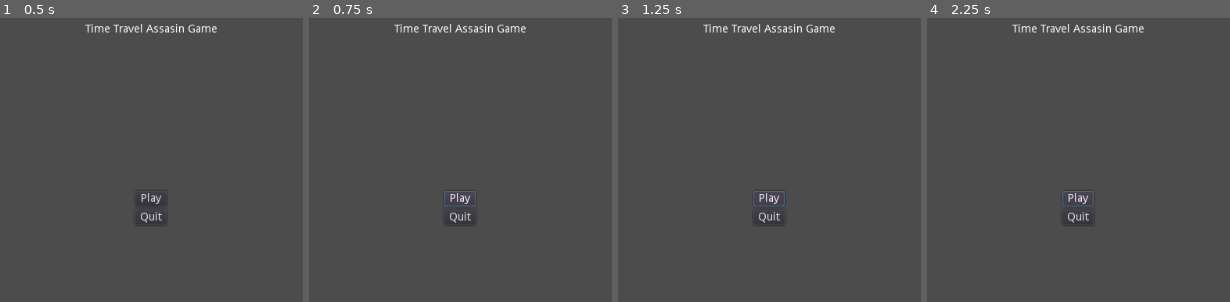
Above: before the commit, frames 1-4 (left to right).
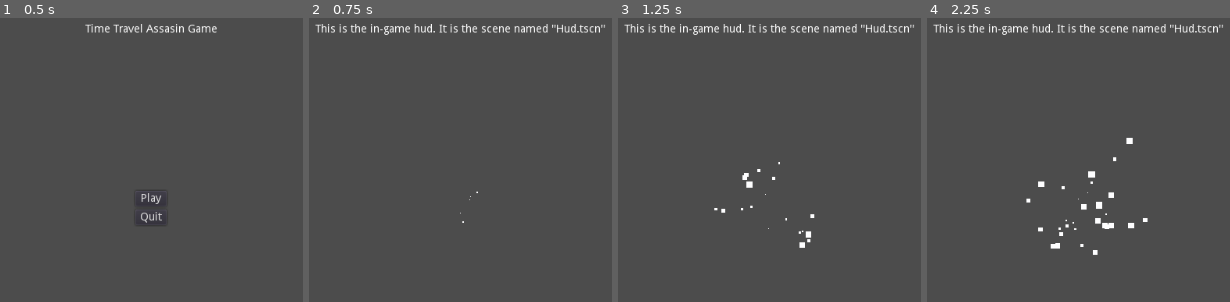
Above: after the commit, the same moments.

Repository: pedrozaalex/brackeys-jam-2020.2
Game: Godot game, scene res://Game.tscn
Same seed, same stepped clock (60 frames per second), same inputs: the game is played once before the commit and once after it.
Inputs (mouse positions are in pixels of both pictures, inside the frame that each line leads up to):
- Up to frame 1 (0.5 s): no input
- Up to frame 2 (0.75 s): click "Play" at 0.5 s
- Up to frame 3 (1.25 s): no input
- Up to frame 4 (2.25 s): click (1078, 199) at 1.25 s, where only the run before the commit has a clickable "Play"; click (1078, 199) at 2 s, where only the run before the commit has a clickable "Play"

Frame 1 is identical in both runs. In frame 2, 1.8% of the frame differs, in the area x 1-98%, y 2-73%; in frame 3, 2.1%; in frame 4, 2.6%, in the area x 1-98%, y 2-84%.

Commit message:
Add placeholder level and hud

Diff:
--- a/Godot/Game.gd
+++ b/Godot/Game.gd
@@ -16,5 +16,15 @@
 		ui = null
 
 func load_main_menu():
+	clear_current_scenes()
 	ui = load("res://MainMenu.tscn").instance()
 	add_child(ui)
+	ui.start_game_func = funcref(self, "load_game")
+
+func load_game():
+	clear_current_scenes()
+	world = load("res://TestLevel.tscn").instance()
+	add_child(world)
+	ui = load("res://HUD.tscn").instance()
+	add_child(ui)
+	world.main_menu_func = funcref(self, "load_main_menu")
--- /dev/null
+++ b/Godot/HUD.tscn
@@ -0,0 +1,20 @@
+[gd_scene format=2]
+
+[node name="HUD" type="Control"]
+anchor_right = 1.0
+anchor_bottom = 1.0
+__meta__ = {
+"_edit_use_anchors_": false
+}
+
+[node name="Label" type="Label" parent="."]
+anchor_left = 0.5
+anchor_right = 0.5
+margin_left = -185.5
+margin_top = 64.0
+margin_right = 185.5
+margin_bottom = 78.0
+text = "This is the in-game hud. It is the scene named \"Hud.tscn\""
+__meta__ = {
+"_edit_use_anchors_": false
+}
--- a/Godot/MainMenu.gd
+++ b/Godot/MainMenu.gd
@@ -1,4 +1,9 @@
 extends Control
+
+var start_game_func : FuncRef
 
 func _on_QuitButton_pressed():
 	get_tree().quit()
+
+func _on_Play_pressed():
+	start_game_func.call_func()
--- a/Godot/MainMenu.tscn
+++ b/Godot/MainMenu.tscn
@@ -18,6 +18,9 @@
 margin_right = 84.5
 margin_bottom = 78.0
 text = "Time Travel Assasin Game"
+__meta__ = {
+"_edit_use_anchors_": false
+}
 
 [node name="VBoxContainer" type="VBoxContainer" parent="."]
 anchor_left = 0.5
@@ -42,4 +45,5 @@
 margin_right = 40.0
 margin_bottom = 44.0
 text = "Quit"
+[connection signal="pressed" from="VBoxContainer/Play" to="." method="_on_Play_pressed"]
 [connection signal="pressed" from="VBoxContainer/QuitButton" to="." method="_on_QuitButton_pressed"]
--- /dev/null
+++ b/Godot/TestLevel.tscn
@@ -0,0 +1,37 @@
+[gd_scene load_steps=5 format=2]
+
+[sub_resource type="GDScript" id=4]
+script/source = "extends Node2D
+
+var main_menu_func : FuncRef
+
+func _unhandled_input(event):
+	if event.is_action_pressed(\"open_menu\"):
+		main_menu_func.call_func()
+"
+
+[sub_resource type="Curve" id=1]
+_data = [ Vector2( 0, 0 ), 0.0, 1.4, 0, 0, Vector2( 1, 1 ), 0.0, 0.0, 0, 0 ]
+
+[sub_resource type="CurveTexture" id=2]
+curve = SubResource( 1 )
+
+[sub_resource type="ParticlesMaterial" id=3]
+flag_disable_z = true
+spread = 180.0
+gravity = Vector3( 0, 0, 0 )
+initial_velocity = 200.0
+initial_velocity_random = 0.5
+orbit_velocity = 1.0
+orbit_velocity_random = 0.5
+scale = 10.0
+scale_random = 0.5
+scale_curve = SubResource( 2 )
+
+[node name="TestLevel" type="Node2D"]
+script = SubResource( 4 )
+
+[node name="Particles2D" type="Particles2D" parent="."]
+position = Vector2( 520, 300 )
+amount = 32
+process_material = SubResource( 3 )
--- a/Godot/project.godot
+++ b/Godot/project.godot
@@ -16,3 +16,11 @@
 [application]
 
 run/main_scene="res://Game.tscn"
+
+[input]
+
+open_menu={
+"deadzone": 0.5,
+"events": [ Object(InputEventKey,"resource_local_to_scene":false,"resource_name":"","device":0,"alt":false,"shift":false,"control":false,"meta":false,"command":false,"pressed":false,"scancode":16777217,"unicode":0,"echo":false,"script":null)
+ ]
+}
